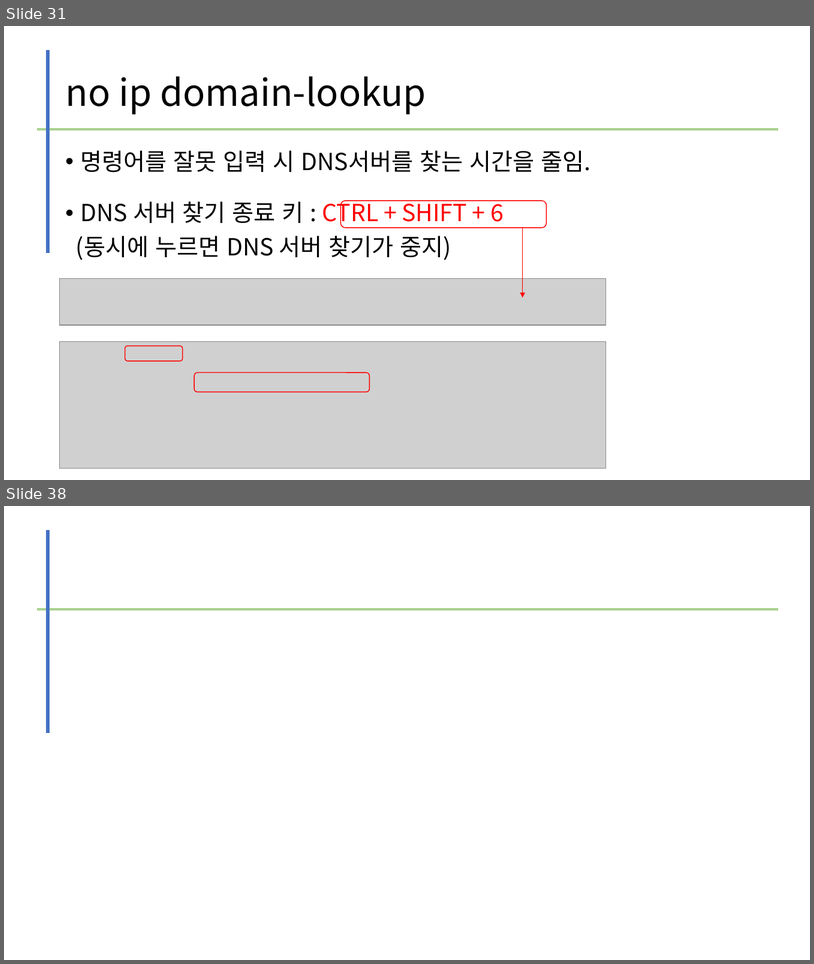
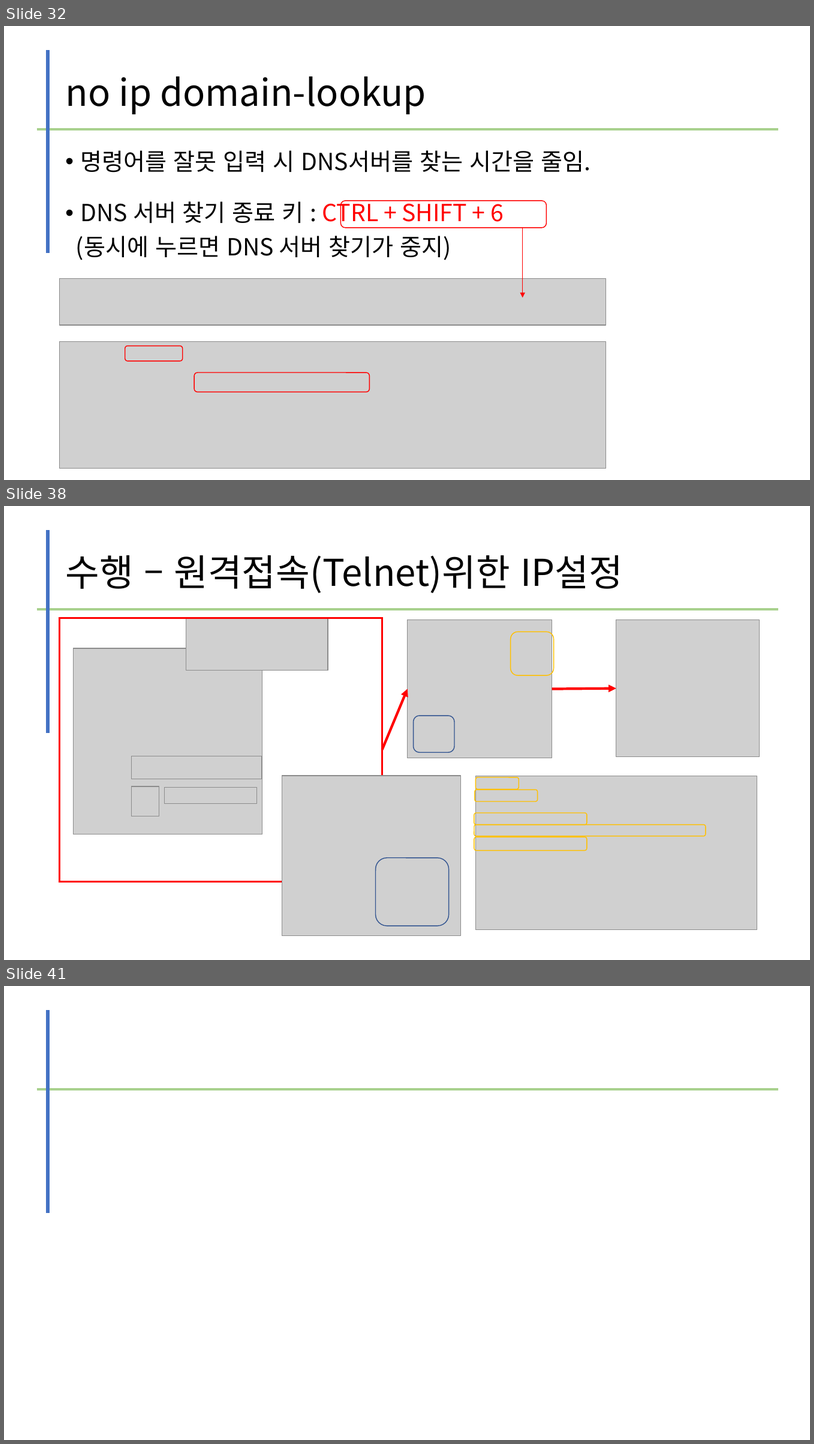
Before and after one commit to kig2929kig/network, a slide deck: L2L3 스위치 구축.pptx. Shown one above the other, each under a label of ours: slides 31 and 38 before the commit, slides 32, 38 and 41 after it; the slides between them are not shown. The pictures are 814x964 and 814x1444 pixels, drawn with LibreOffice and Linux fonts; fonts in the diff are those of the drawing; grey boxes stand for pictures. Boxes give left, top, right and bottom in pixels: in the first picture for what was removed or moved away, otherwise in the second. Text is boxed around its words. In the diff, an @@ line names an element or a change of style, - is before the commit and + after.

```diff
--- a/L2L3 스위치 구축.pptx
+++ b/L2L3 스위치 구축.pptx
@@ slide 38 added at <box>4,506,810,960</box>, background #FFFFFF @@
@@ line added from (48, 530) to (48, 733), #4472C4 4.5 pt @@
@@ title added at <box>65,555,623,593</box>, 44 pt, text #000000 @@
+수행 – 원격접속(Telnet)위한 IP설정
@@ line added from (36, 609) to (779, 609), #A9D18E 3 pt @@
@@ rectangle added at <box>60,618,383,882</box>, outline #FF0000 2.25 pt @@
@@ picture added at <box>186,618,327,670</box> @@
@@ picture added at <box>408,620,552,757</box> @@
@@ picture added at <box>617,620,759,756</box> @@
@@ picture added at <box>74,648,263,834</box> @@
@@ rounded rectangle added at <box>511,632,554,675</box>, outline #FFC000 1 pt @@
@@ arrow added from (383, 750) to (408, 688), #FF0000 3 pt @@
@@ arrow added from (552, 688) to (617, 688), #FF0000 3 pt @@
@@ rounded rectangle added at <box>414,715,455,752</box>, outline #325491 1 pt @@
@@ picture added at <box>132,756,262,779</box> @@
@@ picture added at <box>282,775,461,936</box> @@
@@ picture added at <box>476,775,757,930</box> @@
@@ picture added at <box>132,786,159,816</box> @@
@@ picture added at <box>164,787,257,804</box> @@
@@ rounded rectangle added at <box>475,790,538,801</box>, outline #FFC000 1 pt @@
@@ rounded rectangle added at <box>476,777,519,789</box>, outline #FFC000 1 pt @@
@@ rounded rectangle added at <box>474,813,587,824</box>, outline #FFC000 1 pt @@
@@ rounded rectangle added at <box>474,824,707,835</box>, outline #FFC000 1 pt @@
@@ rounded rectangle added at <box>474,837,587,850</box>, outline #FFC000 1 pt @@
@@ rounded rectangle added at <box>376,858,449,925</box>, outline #325491 1 pt @@
@@ what was slide 31 is now slide 32 @@
@@ what was slide 38 is now slide 41 @@
```
Also in this commit, not shown: 1 slide changed, 10 other slides added, 6 slides removed.
